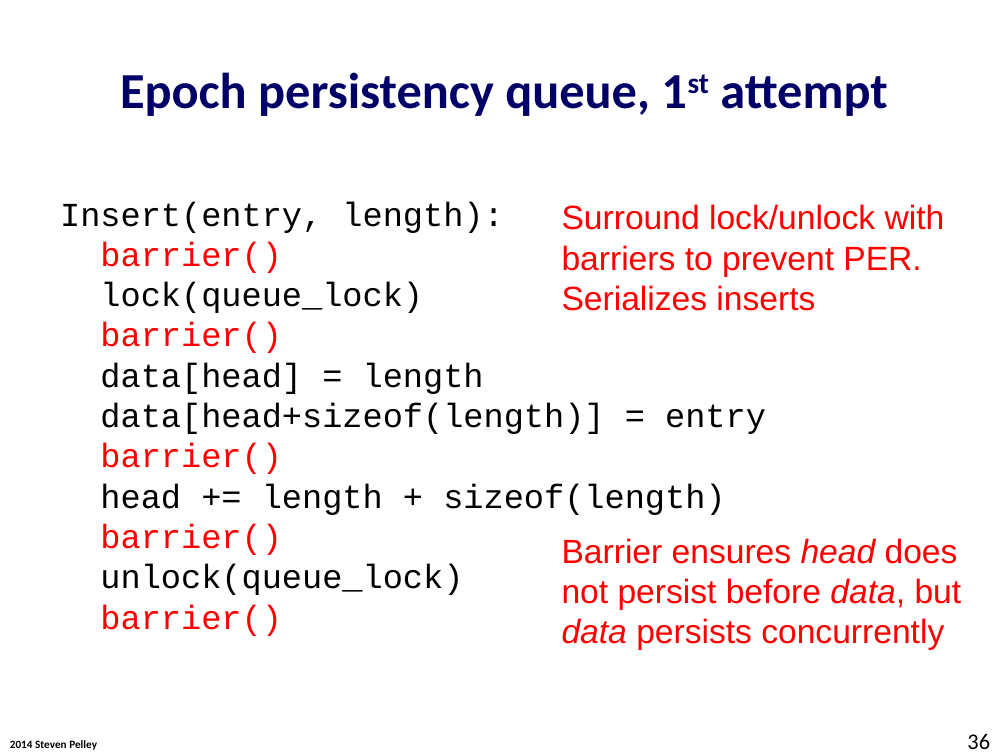
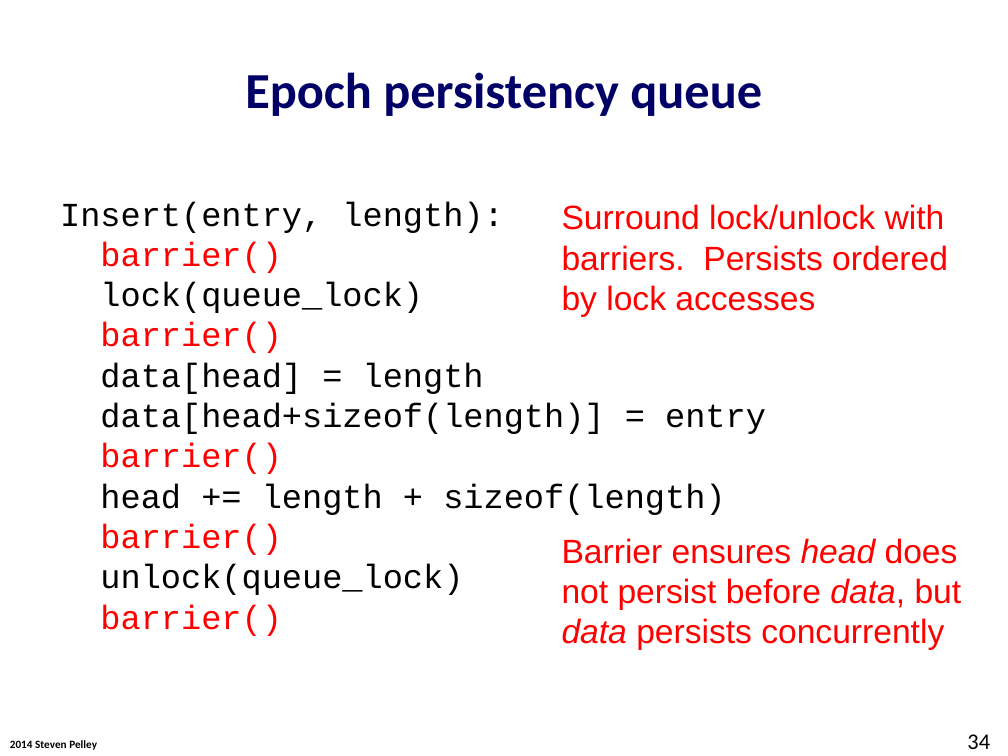
Before and after one commit to Abulila/dissertation, a slide deck: slide 34 of proposal/defense.pptx (slide 36 before the commit). Drawn at 1008x756 pixels with LibreOffice and Linux fonts; fonts in the diff are those of the drawing; background and template pictures are left out. Boxes give left, top, right and bottom in pixels: in the first picture for what was removed or moved away, otherwise in the second. Text is boxed around its words. In the diff, an @@ line names an element or a change of style, - is before the commit and + after.

```diff
--- a/proposal/defense.pptx
+++ b/proposal/defense.pptx
@@ title at (x1=245, y1=72, x2=762, y2=116): text changed @@
-Epoch persistency queue, 1st attempt
+Epoch persistency queue
@@ text at (x1=562, y1=204, x2=948, y2=317): text changed @@
-Surround lock/unlock with
-barriers to prevent PER. Serializes inserts
+Surround lock/unlock with
+barriers. Persists ordered by lock accesses
@@ page number at (x1=967, y1=734, x2=990, y2=749): text changed @@
-36
+34
```
Also in this commit, not shown: 24 other slides changed, 1 slide removed.
